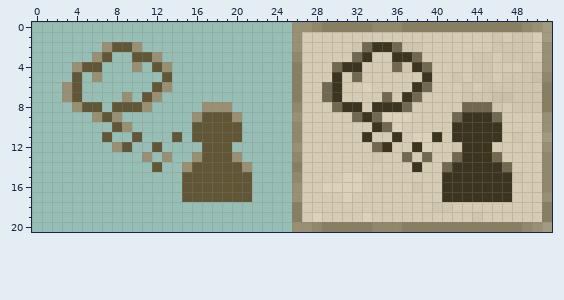
Pixel-art sprite -- assets/mapmode_ideology.png. Above, as it was before the edit.
The file is 52x21 pixels. Colours within 5 levels of each other are drawn and written as one.
The result:
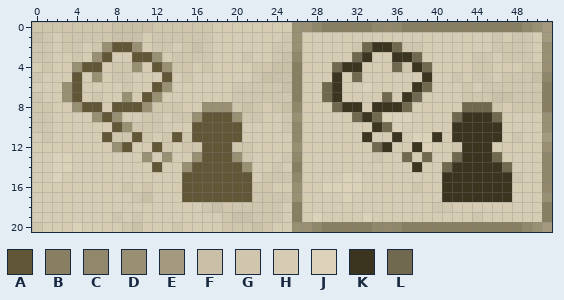
Palette (. is transparent): A #615636  B #887e62  C #91876b  D #998f73  E #a49a80  F #cac0a8  G #d0c6ae  H #d5ccb3  J #dbd2b9  K #3b341f  L #71694f
From the commit log: Expandable mapmodes list
From old to new:
y 0: x 0..25 .......................... -> GGGGGGGGFFFFGGGGGGHHHHHHHH
y 1: x 0..25 .......................... -> FGHGGGGGFFFHGGGGGGHHHHHHHG
y 2: x 0..6 ....... -> GGHGGHG; x 11..25 ............... -> HGGHGFGHHHHHHGG
y 3: x 0..5 ...... -> GGHHGH; x 8..9 .. -> HH; x 13..25 ............. -> HGGGGHHHGHHGF
y 4: x 0..3 .... -> HGHH; x 7..9 ... -> HGG; x 11 . -> H; x 14..25 ............ -> GGHGHHHHGGFF
y 5: x 0..3 .... -> GHHH; x 5 . -> H; x 7..12 ...... -> HGGHHH; x 14..25 ............ -> HGHHHHHHGFFF
y 6: x 0..2 ... -> HHH; x 5..11 ....... -> HHHHGHH; x 14..25 ............ -> HHHHHHGGGGGF
y 7: x 0..2 ... -> GHH; x 5..8 .... -> HGHH; x 10 . -> H; x 13..25 ............. -> HHHHHHHGGGGGG
y 8: x 0..3 .... -> GGHH; x 7 . -> H; x 12..16 ..... -> GGGHH; x 20..25 ...... -> GFGHGF
y 9: x 0..5 ...... -> GGHHHH; x 9..15 ....... -> HHGGHGG; x 21..25 ..... -> GGHHG
y 10: x 0..7 ........ -> GGHHHHHH; x 10..15 ...... -> GGGHHH; x 21..25 ..... -> HHHHG
y 11: x 0..6 ....... -> HGHHHHH; x 8..9 .. -> GG; x 11..13 ... -> GHG; x 15 . -> G; x 21..25 ..... -> HHHHH
y 12: x 0..7 ........ -> HHHHHHHH; x 10..11 .. -> HH; x 13..16 .... -> GHGG; x 20..25 ...... -> GGHHHH
y 13: x 0..10 ........... -> HHJJHHHHHHH; x 12 . -> H; x 14..15 .. -> HH; x 21..25 ..... -> GHHHG
y 14: x 0..11 ............ -> HHJJHHHHHHHH; x 13..14 .. -> HH; x 22..25 .... -> HHGH
y 15: x 0..14 ............... -> HHJHHHHHHHHHHHH; x 22..25 .... -> HGGG
y 16: x 0..14 ............... -> HHHHHHHHHGHGHHH; x 22..25 .... -> GGHH
y 17: x 0..14 ............... -> HHHHHHHHHHGFHHH; x 22..25 .... -> GGGG
y 18: x 0..25 .......................... -> HHHHHHHHHHHHHHHHHGFGGGGGGH
y 19: x 0..25 .......................... -> HHHHHHHHGHGHHHHHHHHGFFGGGH
y 20: x 0..25 .......................... -> GHHHJHHHHGFHHHGHHHHGGGFGHH
